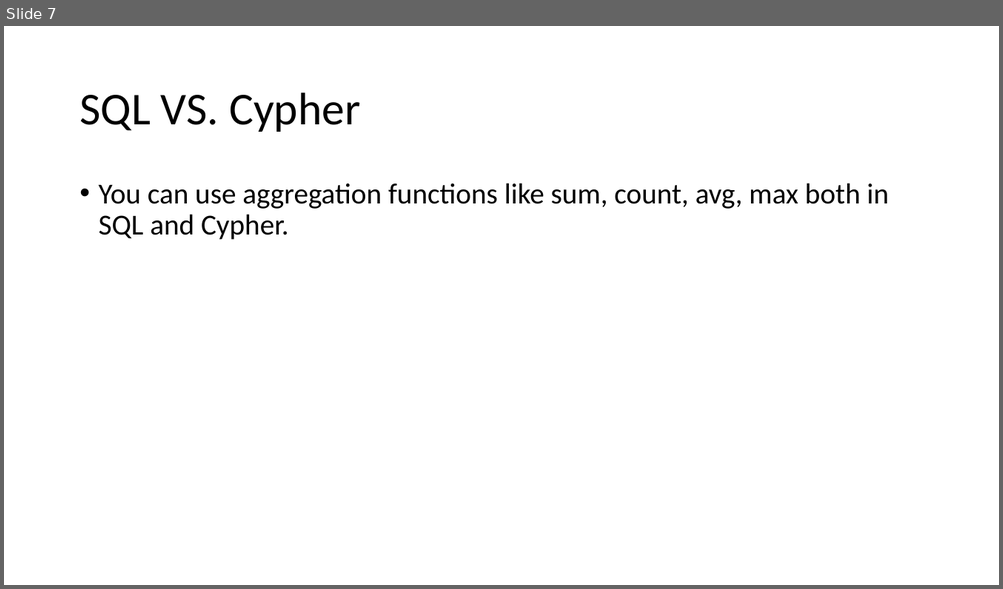
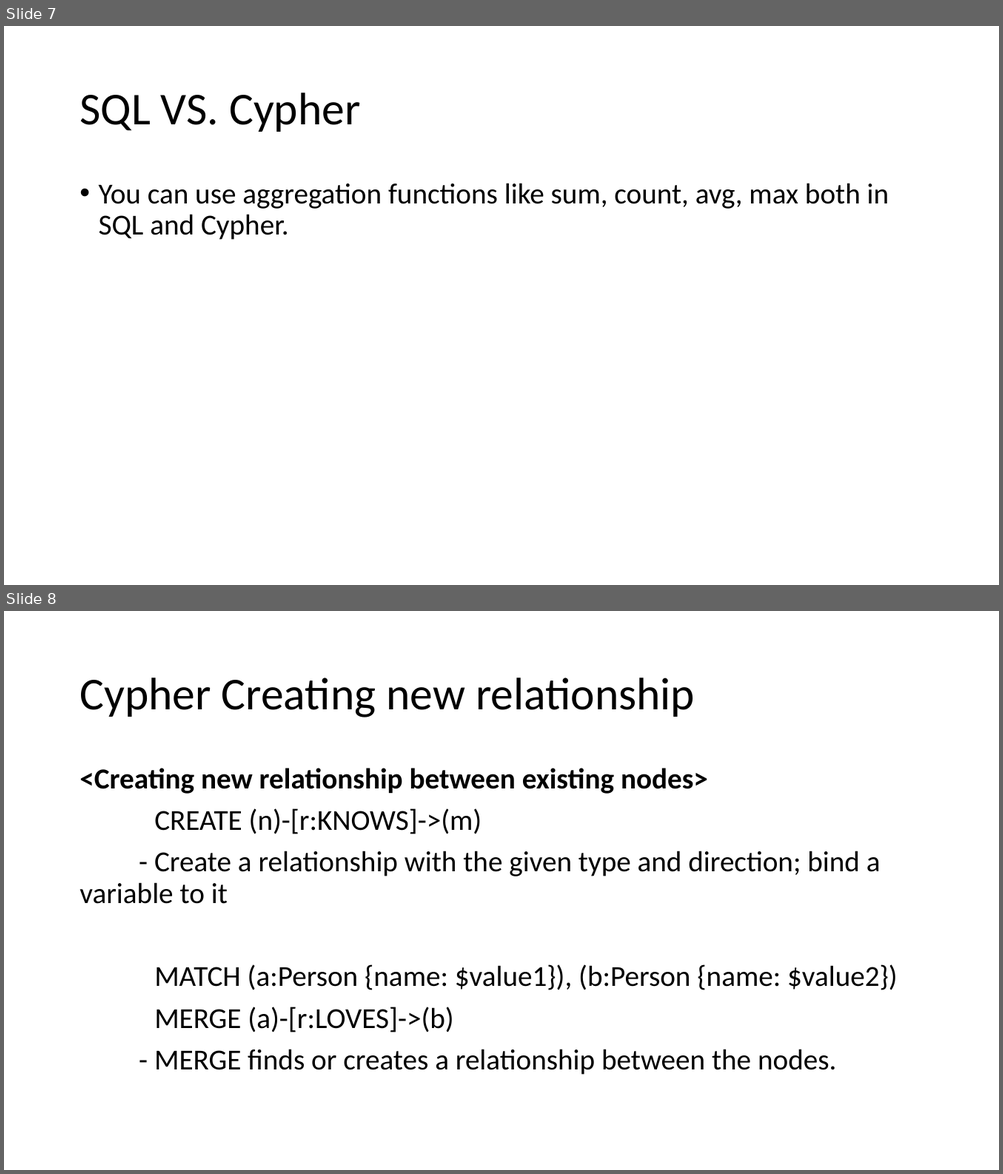
Before and after one commit to folowpig/neo4j-javascript, a slide deck: neo4j note.pptx. Shown one above the other, each under a label of ours: slide 7 before the commit, slides 7 and 8 after it. The pictures are 1003x589 and 1003x1174 pixels, drawn with LibreOffice and Linux fonts; fonts in the diff are those of the drawing. Boxes give left, top, right and bottom in pixels: in the first picture for what was removed or moved away, otherwise in the second. Text is boxed around its words. In the diff, an @@ line names an element or a change of style, - is before the commit and + after.

```diff
--- a/neo4j note.pptx
+++ b/neo4j note.pptx
@@ slide 8 added at bbox=[4, 611, 999, 1170], background #FFFFFF @@
@@ title added at bbox=[79, 678, 694, 718], 44 pt, text #000000 @@
+Cypher Creating new relationship
@@ text added at bbox=[79, 768, 897, 1075], 28 pt, text #000000 @@
+<Creating new relationship between existing nodes>
+CREATE (n)-[r:KNOWS]->(m)
+- Create a relationship with the given type and direction; bind a variable to it
+MATCH (a:Person {name: $value1}), (b:Person {name: $value2})
+MERGE (a)-[r:LOVES]->(b)
+- MERGE finds or creates a relationship between the nodes.
```
Also in this commit, not shown: 6 other slides added, 1 other file.
